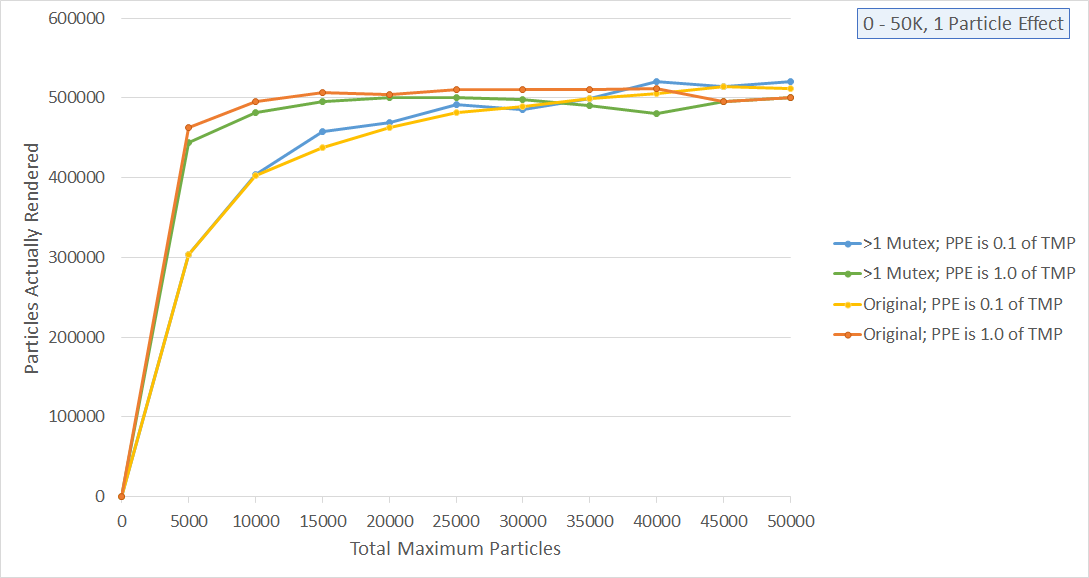
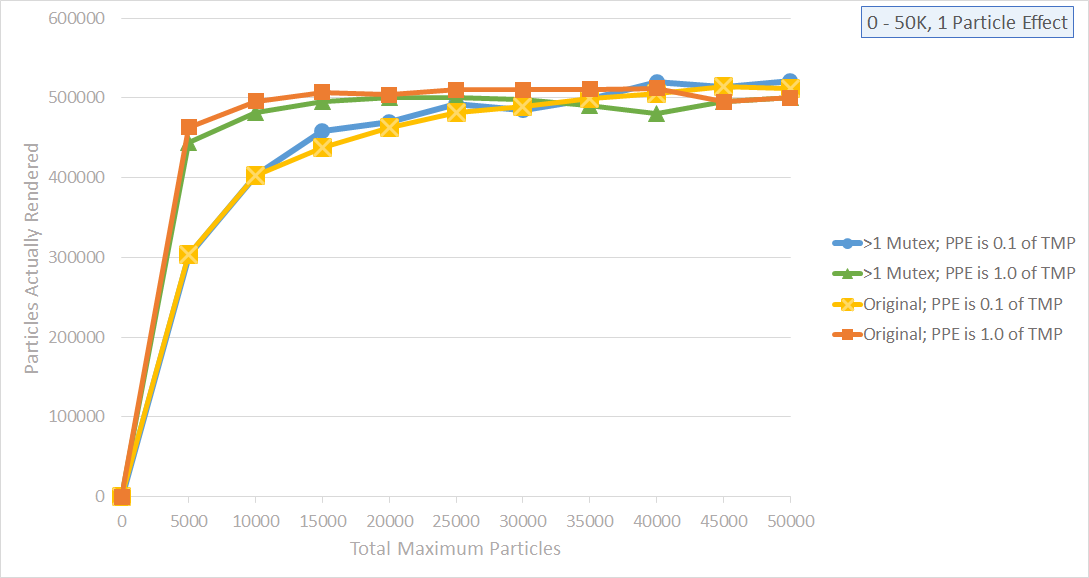
Two versions of the same layered image (w=1089, h=578). Layer-by-layer changes:
added layer "Layer 2" above "Layer 1" over [23,6,1076,555]
